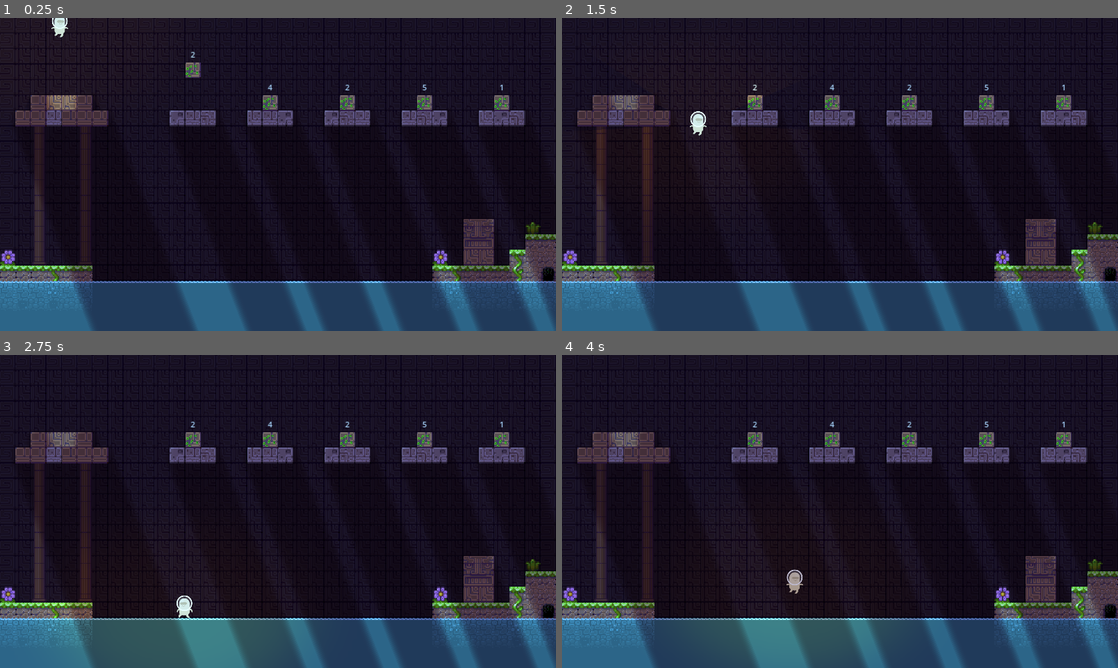
Above: before the commit, frames 1-4 (two rows, left to right).
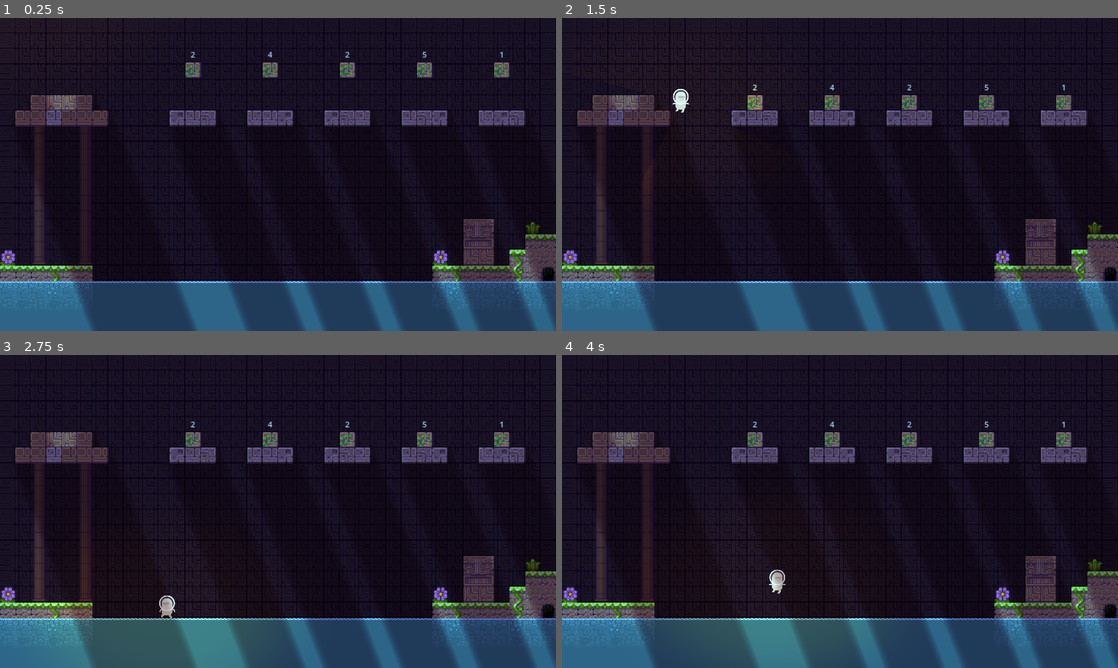
Above: after the commit, the same moments.

Repository: gabrielcoelh8/wajd-godot
Game: Godot game, scene res://world.tscn
Two runs of this game, one before a commit and one after it. Both use one fixed random seed, a clock stepped at 60 frames per second and the inputs below.
Inputs:
- Up to frame 1 (0.25 s): no input
- Up to frame 2 (1.5 s): hold Right (ui_right) from 0.53 s (still down); tap Ctrl (ui_drop) at 0.6 s; tap Up (ui_up) at 0.77 s; tap Space (ui_pick) at 0.8, 1.35 s
- Up to frame 3 (2.75 s): tap Up (ui_up) at 1.52 s; tap Ctrl (ui_drop) at 1.55, 2.1 s; release Right (ui_right) at 2.03 s; hold Left (ui_left) from 2.03 s (still down); tap Space (ui_pick) at 2.3 s
- Up to frame 4 (4 s): release Left (ui_left) at 2.78 s; hold Right (ui_right) from 2.78 s (still down); tap Space (ui_pick) at 2.85, 3.8 s; tap Up (ui_up) at 3.02, 3.77 s; tap Ctrl (ui_drop) at 3.05, 3.6 s

The runs differ from the first frame. In frame 1, 1.3% of the frame differs, in the area x 8-92%, y 0-30%; in frame 2, 0.4%; in frame 3, 0.3%; in frame 4, 0.3%.

Commit message:
v0.1.1 --SNAPSHOOT

Diff:
--- /dev/null
+++ b/Nodes/platforms_area.tscn
@@ -0,0 +1,26 @@
+[gd_scene load_steps=2 format=3 uid="uid://bwmh873ww2u0y"]
+
+[sub_resource type="CircleShape2D" id="CircleShape2D_va7ca"]
+radius = 48.0
+
+[node name="PlatformsArea" type="Node2D"]
+
+[node name="Plat0" type="Area2D" parent="." groups=["Platform"]]
+position = Vector2(-272, -37)
+
+[node name="CollisionShape2D" type="CollisionShape2D" parent="Plat0"]
+position = Vector2(400, 200)
+shape = SubResource("CircleShape2D_va7ca")
+
+[node name="DropZone" type="Marker2D" parent="Plat0" groups=["Zone"]]
+position = Vector2(400, 160)
+
+[node name="Plat1" type="Area2D" parent="." groups=["Platform"]]
+position = Vector2(0, -3)
+
+[node name="CollisionShape2D" type="CollisionShape2D" parent="Plat1"]
+position = Vector2(400, 200)
+shape = SubResource("CircleShape2D_va7ca")
+
+[node name="DropZone" type="Marker2D" parent="Plat1" groups=["Zone"]]
+position = Vector2(400, 160)
--- /dev/null
+++ b/Plat0.gd
@@ -0,0 +1 @@
+extends Area2D
--- a/Scripts/box_1.gd
+++ b/Scripts/box_1.gd
@@ -3,20 +3,35 @@
 var picked = false
 @onready var player = get_node("../Player")
 @onready var label = get_node("Label")
+var drop_position
 
 func _physics_process(_delta):
 	if picked:
 		self.position = player.marker.global_position
 
+	if Input.is_action_just_pressed("ui_drop") and picked == true:
+		picked = false
+		player.canPick = true
+		self.global_position = lerp(self.global_position, drop_position, 10 * _delta)
+		self.rotation = lerp_angle(rotation, 0, 10 * _delta)
+
 func _input(_event):
+	var bodies = $Area2D.get_overlapping_bodies()
 	if Input.is_action_just_pressed("ui_pick"):
-		var bodies = $Area2D.get_overlapping_bodies()
 		for body in bodies:
 			if body is Player and player.canPick == true:
 				picked = true
 				player.canPick = false
-	if Input.is_action_just_pressed("ui_drop") and picked == true:
-		picked = false
-		print("droping...")
-		print(player.sprite.flip_h)
-		player.canPick = true
+
+		#picked = false
+		#print(player.sprite.flip_h)
+		#player.canPick = true
+
+func _on_area_2d_body_shape_entered(_body_rid, body, _body_shape_index, _local_shape_index):
+	print(body)
+
+func _on_area_2d_area_shape_entered(_area_rid, area, _area_shape_index, _local_shape_index):
+	#get postion of dropzone on overlap
+	print(area.is_in_group("Platform"))
+	drop_position = area.get_node("DropZone").global_position
+	print(drop_position)
--- a/Scripts/box_1.tscn
+++ b/Scripts/box_1.tscn
@@ -9,7 +9,7 @@
 [sub_resource type="LabelSettings" id="LabelSettings_kibqo"]
 
 [sub_resource type="RectangleShape2D" id="RectangleShape2D_130ke"]
-size = Vector2(64, 32)
+size = Vector2(64, 64)
 
 [node name="Box1" type="RigidBody2D" groups=["boxes"]]
 collision_layer = 4
@@ -44,9 +44,12 @@
 horizontal_alignment = 1
 vertical_alignment = 1
 
-[node name="Area2D" type="Area2D" parent="."]
+[node name="Area2D" type="Area2D" parent="." groups=["boxArea"]]
 collision_layer = 4
-collision_mask = 2
+collision_mask = 10
 
 [node name="CollisionShape2D" type="CollisionShape2D" parent="Area2D"]
 shape = SubResource("RectangleShape2D_130ke")
+
+[connection signal="area_shape_entered" from="Area2D" to="." method="_on_area_2d_area_shape_entered"]
+[connection signal="body_shape_entered" from="Area2D" to="." method="_on_area_2d_body_shape_entered"]
--- a/world.tscn
+++ b/world.tscn
@@ -1,9 +1,13 @@
-[gd_scene load_steps=5 format=3 uid="uid://c3cnuo6fb5ifc"]
+[gd_scene load_steps=7 format=3 uid="uid://c3cnuo6fb5ifc"]
 
 [ext_resource type="Script" path="res://world.gd" id="1_ao1eg"]
 [ext_resource type="PackedScene" uid="uid://c0tr5ncyq4dk1" path="res://player.tscn" id="2_q7342"]
 [ext_resource type="PackedScene" uid="uid://cpakfslut0sdy" path="res://tile_map.tscn" id="2_qjenv"]
 [ext_resource type="PackedScene" uid="uid://46m8i6xoqsmn" path="res://Scripts/box_1.tscn" id="4_wot5r"]
+[ext_resource type="Script" path="res://Plat0.gd" id="5_5707h"]
+
+[sub_resource type="CircleShape2D" id="CircleShape2D_va7ca"]
+radius = 48.0
 
 [node name="World" type="Node2D"]
 script = ExtResource("1_ao1eg")
@@ -16,29 +20,57 @@
 [node name="Player" parent="." instance=ExtResource("2_q7342")]
 texture_filter = 4
 texture_repeat = 1
-position = Vector2(124, -32)
+position = Vector2(88, -96)
 
 [node name="Box1" parent="." instance=ExtResource("4_wot5r")]
 position = Vector2(400, 80)
+max_contacts_reported = 999
+contact_monitor = true
 lock_rotation = true
 
 [node name="Box2" parent="." instance=ExtResource("4_wot5r")]
-position = Vector2(560, 176)
+position = Vector2(560, 80)
 lock_rotation = true
 
 [node name="Box3" parent="." instance=ExtResource("4_wot5r")]
-position = Vector2(720, 176)
+position = Vector2(720, 80)
 lock_rotation = true
 
 [node name="Box4" parent="." instance=ExtResource("4_wot5r")]
-position = Vector2(880, 176)
+position = Vector2(880, 80)
 lock_rotation = true
 
 [node name="Box5" parent="." instance=ExtResource("4_wot5r")]
-position = Vector2(1040, 176)
+position = Vector2(1040, 80)
 lock_rotation = true
 
+[node name="PlatformsArea" type="Node2D" parent="."]
+
+[node name="Plat0" type="Area2D" parent="PlatformsArea" groups=["Platform"]]
+position = Vector2(128, 160)
+collision_layer = 8
+collision_mask = 4
+script = ExtResource("5_5707h")
+
+[node name="CollisionShape2D" type="CollisionShape2D" parent="PlatformsArea/Plat0"]
+shape = SubResource("CircleShape2D_va7ca")
+
+[node name="DropZone" type="Marker2D" parent="PlatformsArea/Plat0" groups=["Zone"]]
+position = Vector2(0, -16)
+
+[node name="Plat1" type="Area2D" parent="PlatformsArea" groups=["Platform"]]
+visible = false
+position = Vector2(400, 200)
+collision_mask = 4
+
+[node name="CollisionShape2D" type="CollisionShape2D" parent="PlatformsArea/Plat1"]
+shape = SubResource("CircleShape2D_va7ca")
+
+[node name="DropZone" type="Marker2D" parent="PlatformsArea/Plat1" groups=["Zone"]]
+position = Vector2(0, -24)
+
 [node name="DirectionalLight2D" type="DirectionalLight2D" parent="."]
+position = Vector2(-16, 16)
 rotation = -0.682424
 skew = 0.310669
 color = Color(0.177156, 0.362108, 0.419841, 1)
@@ -47,4 +79,5 @@
 shadow_filter_smooth = 1.5
 
 [node name="CanvasModulate" type="CanvasModulate" parent="."]
+position = Vector2(-16, -8)
 color = Color(0.486275, 0.482353, 0.807843, 1)
